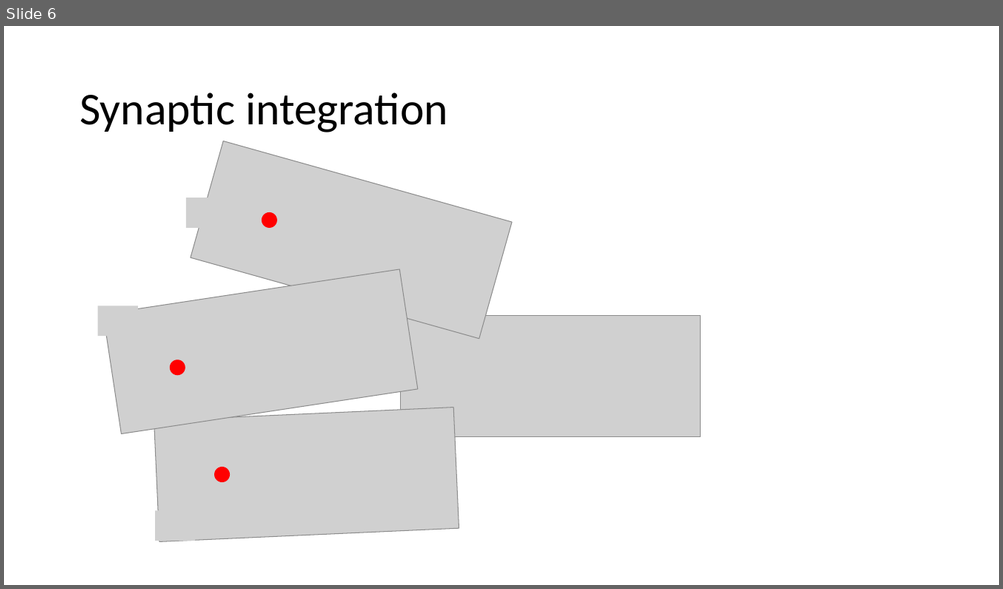
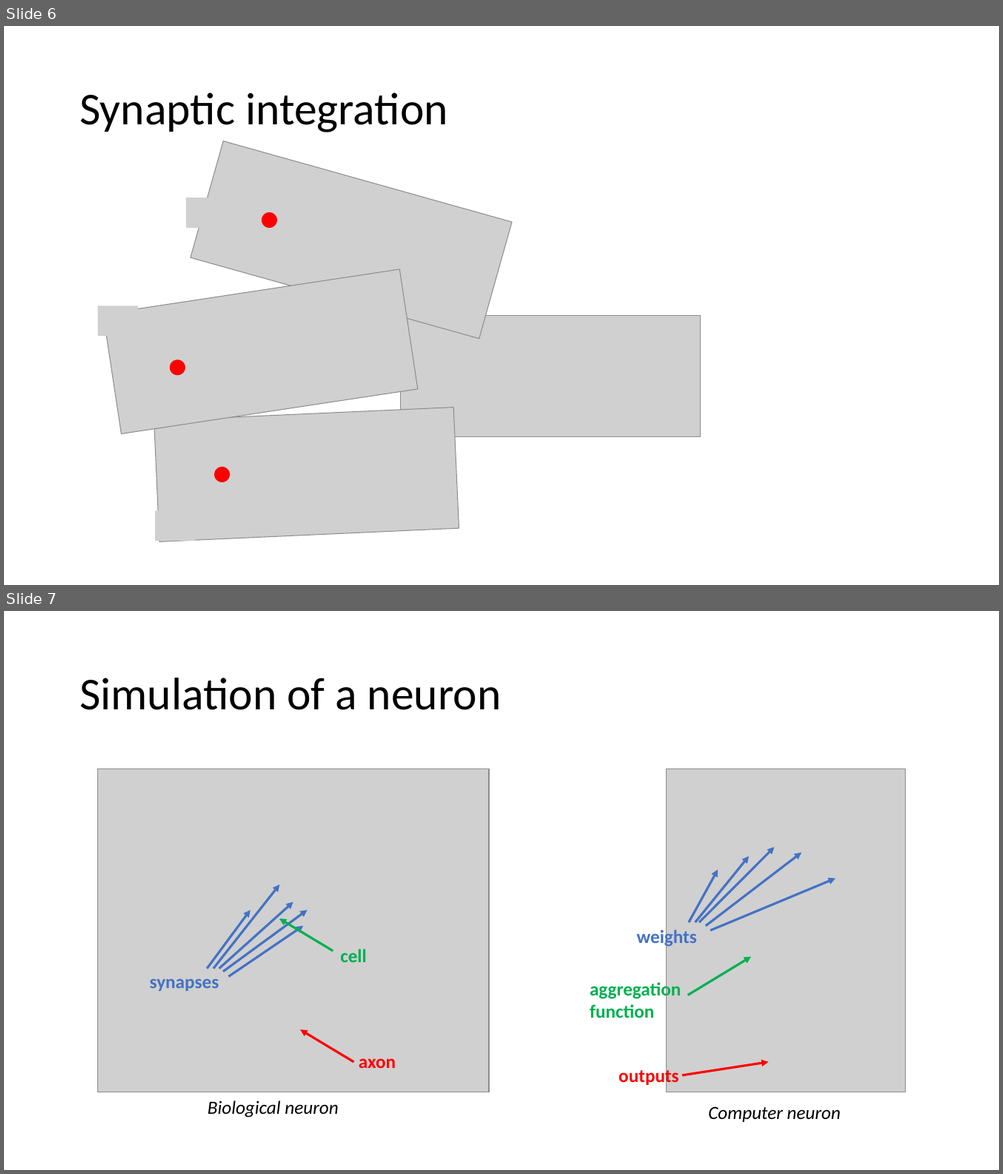
Before and after one commit to PRF-Development/DataAnalysisExtras, a slide deck: FromBiologyToComputers.pptx. Shown one above the other, each under a label of ours: slide 6 before the commit, slides 6 and 7 after it. The pictures are 1003x589 and 1003x1174 pixels, drawn with LibreOffice and Linux fonts; fonts in the diff are those of the drawing; grey boxes stand for pictures. Boxes give left, top, right and bottom in pixels: in the first picture for what was removed or moved away, otherwise in the second. Text is boxed around its words. In the diff, an @@ line names an element or a change of style, - is before the commit and + after.

Commit message:
simulation

```diff
--- a/FromBiologyToComputers.pptx
+++ b/FromBiologyToComputers.pptx
@@ slide 7 added at box(4, 611, 999, 1170), background #FFFFFF @@
@@ title added at box(79, 678, 501, 710), 44 pt, text #000000 @@
+Simulation of a neuron
@@ picture added at box(97, 769, 488, 1093) @@
@@ picture added at box(666, 769, 905, 1093) @@
@@ arrow added from (700, 923) to (774, 848), #4472C4 2.25 pt @@
@@ arrow added from (706, 925) to (802, 853), #4472C4 2.25 pt @@
@@ arrow added from (689, 923) to (718, 870), #4472C4 2.25 pt @@
@@ arrow added from (695, 923) to (748, 857), #4472C4 2.25 pt @@
@@ arrow added from (213, 969) to (279, 885), #4472C4 2.25 pt @@
@@ arrow added from (711, 931) to (835, 879), #4472C4 2.25 pt @@
@@ arrow added from (207, 969) to (250, 910), #4472C4 2.25 pt @@
@@ arrow added from (219, 969) to (293, 902), #4472C4 2.25 pt @@
@@ arrow added from (223, 972) to (307, 910), #4472C4 2.25 pt @@
@@ arrow added from (333, 951) to (279, 919), #00B050 2.25 pt @@
@@ arrow added from (228, 977) to (303, 925), #4472C4 2.25 pt @@
@@ text added at box(637, 928, 697, 948), 18 pt, text #4472C4, bold @@
+weights
@@ text added at box(340, 949, 367, 963), 18 pt, text #00B050, bold @@
+cell
@@ arrow added from (688, 995) to (751, 957), #00B050 2.25 pt @@
@@ text added at box(150, 979, 219, 991), 18 pt, text #4472C4, bold @@
+synapses
@@ text added at box(589, 980, 680, 1019), 18 pt, text #00B050, bold @@
+aggregation function
@@ arrow added from (354, 1062) to (300, 1031), #FF0000 2.25 pt @@
@@ text added at box(358, 1059, 395, 1068), 18 pt, text #FF0000, bold @@
+axon
@@ text added at box(618, 1068, 678, 1088), 18 pt, text #FF0000, bold @@
+outputs
@@ arrow added from (683, 1076) to (768, 1062), #FF0000 2.25 pt @@
@@ text added at box(208, 1101, 338, 1118), 18 pt, text #000000, italic @@
+Biological neuron
@@ text added at box(708, 1107, 840, 1122), 18 pt, text #000000, italic @@
+Computer neuron
```
